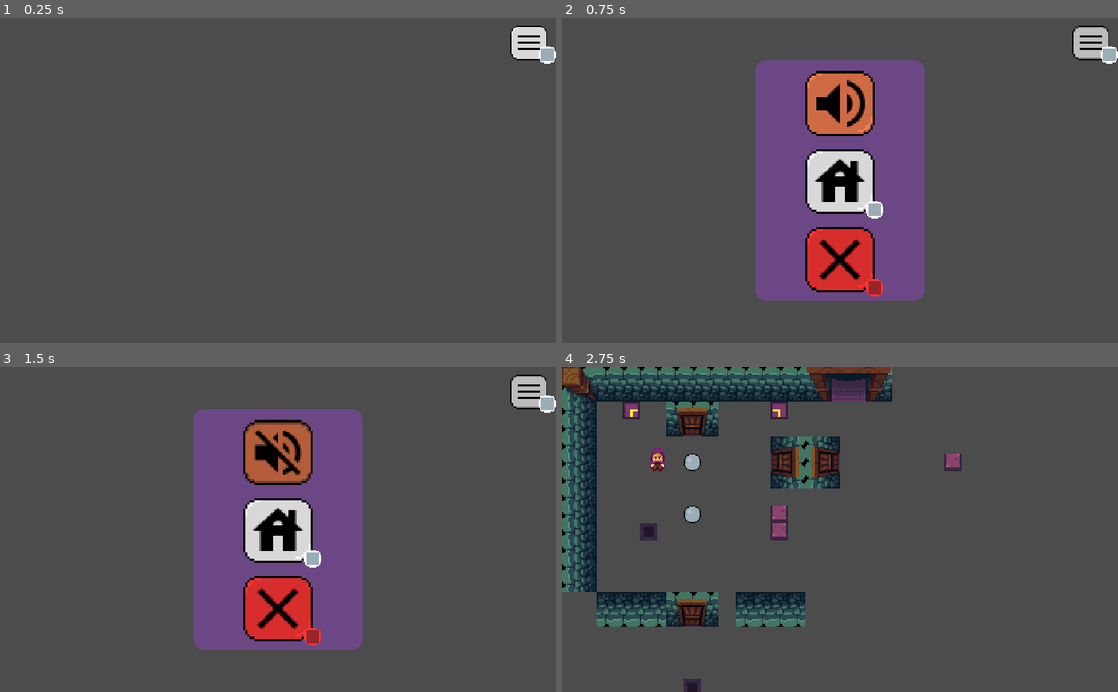
Above: before the commit, frames 1-4 (two rows, left to right).
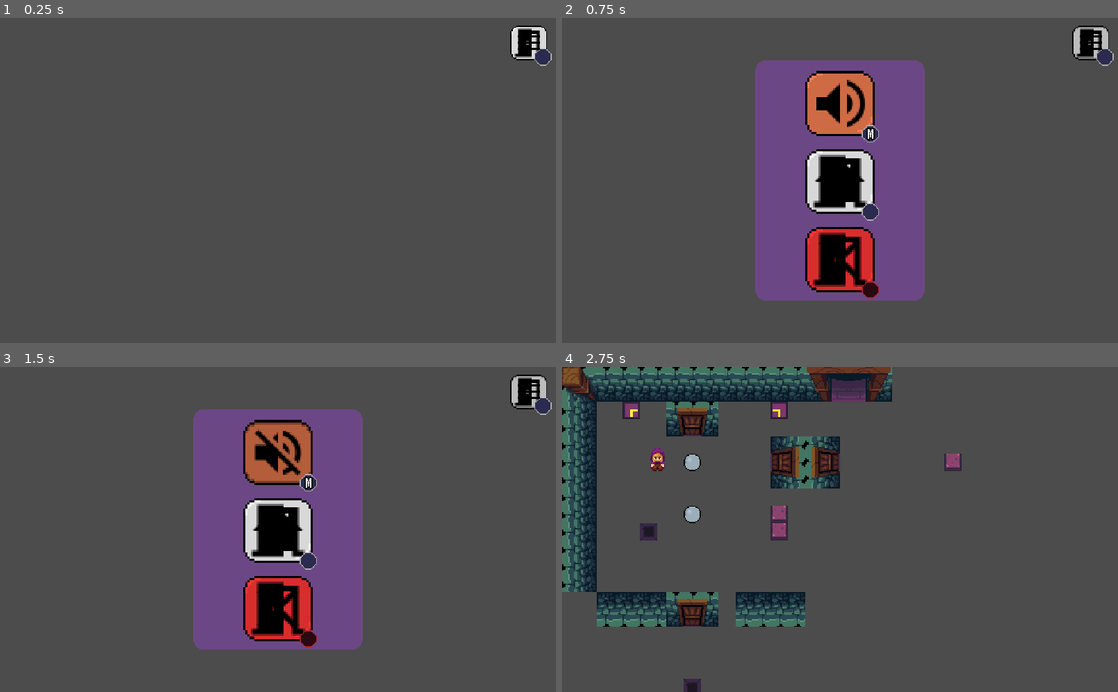
Above: after the commit, the same moments.

Repository: bc5g15/rock-push
Game: Godot game, scene res://Experiments/UITest.tscn
Same seed, same stepped clock (60 frames per second), same inputs: the game is played once before the commit and once after it. This scene is started directly instead of the project's main scene.
Inputs (mouse positions are in pixels of both pictures, inside the frame that each line leads up to):
- Up to frame 1 (0.25 s): no input
- Up to frame 2 (0.75 s): click (1090, 44) at 0.5 s
- Up to frame 3 (1.5 s): click (278, 451) at 1.25 s
- Up to frame 4 (2.75 s): click (840, 529) at 2 s

The runs differ from the first frame. In frame 1, 0.4% of the frame differs, in the area x 92-100%, y 3-15%; in frame 2, 2.4%; in frame 3, 2.4%, in the area x 45-100%, y 3-87%; in frame 4, nothing differs.

Commit message:
Add shortcuts to all button variants

Diff:
--- a/Prefabs/Buttons/Audiobutton.tscn
+++ b/Prefabs/Buttons/Audiobutton.tscn
@@ -6,12 +6,26 @@
 [ext_resource path="res://TopScripts/Audiobutton.gd" type="Script" id=4]
 [ext_resource path="res://Assets/UI/baseline_volume_up_black_36dp.png" type="Texture" id=5]
 [ext_resource path="res://Assets/UI/ButtonGreyMask.png" type="BitMap" id=6]
+[ext_resource path="res://Assets/UI/CharBackdrop3.png" type="Texture" id=7]
+[ext_resource path="res://Assets/UI/VT323-Regular.ttf" type="DynamicFontData" id=8]
+
+[sub_resource type="InputEventAction" id=1]
+action = "mute"
+
+[sub_resource type="ShortCut" id=2]
+shortcut = SubResource( 1 )
+
+[sub_resource type="DynamicFont" id=3]
+outline_size = 1
+outline_color = Color( 0, 0, 0, 1 )
+font_data = ExtResource( 8 )
 
 [node name="AudioButton" type="TextureButton"]
-modulate = Color( 0.956863, 0.494118, 0.313726, 1 )
+self_modulate = Color( 0.956863, 0.494118, 0.313726, 1 )
 margin_right = 32.0
 margin_bottom = 32.0
 toggle_mode = true
+shortcut = SubResource( 2 )
 texture_normal = ExtResource( 1 )
 texture_pressed = ExtResource( 2 )
 texture_click_mask = ExtResource( 6 )
@@ -49,4 +63,33 @@
 __meta__ = {
 "_edit_use_anchors_": false
 }
+
+[node name="LabelBackdrop" type="TextureRect" parent="."]
+self_modulate = Color( 0.68, 0.68, 0.68, 1 )
+anchor_left = 1.0
+anchor_top = 1.0
+anchor_right = 1.0
+anchor_bottom = 1.0
+margin_left = -12.0
+margin_top = -12.0
+margin_right = 4.0
+margin_bottom = 4.0
+texture = ExtResource( 7 )
+expand = true
+__meta__ = {
+"_edit_use_anchors_": false,
+"_editor_description_": ""
+}
+
+[node name="Label" type="Label" parent="LabelBackdrop"]
+anchor_right = 1.0
+anchor_bottom = 1.0
+margin_bottom = 1.0
+custom_fonts/font = SubResource( 3 )
+text = "M"
+align = 1
+valign = 1
+__meta__ = {
+"_editor_description_": ""
+}
 [connection signal="toggled" from="." to="." method="_on_AudioButton_toggled"]
--- /dev/null
+++ b/Prefabs/Buttons/CloseButton.tscn
@@ -0,0 +1,20 @@
+[gd_scene load_steps=5 format=2]
+
+[ext_resource path="res://Prefabs/Buttons/CustomButton.tscn" type="PackedScene" id=1]
+[ext_resource path="res://Assets/UI/baseline_close_black_36dp.png" type="Texture" id=2]
+
+[sub_resource type="InputEventAction" id=1]
+action = "pause"
+
+[sub_resource type="ShortCut" id=2]
+shortcut = SubResource( 1 )
+
+[node name="CloseButton" instance=ExtResource( 1 )]
+self_modulate = Color( 0.921569, 0.121569, 0.121569, 1 )
+shortcut = SubResource( 2 )
+
+[node name="Image" parent="." index="0"]
+texture = ExtResource( 2 )
+
+[node name="Shortcut" parent="ShorcutBackdrop" index="0"]
+text = "P"
--- a/Prefabs/Buttons/CustomButton.tscn
+++ b/Prefabs/Buttons/CustomButton.tscn
@@ -1,13 +1,13 @@
-[gd_scene load_steps=7 format=2]
+[gd_scene load_steps=8 format=2]
 
 [ext_resource path="res://Assets/UI/ButtonGreyMask.png" type="BitMap" id=1]
 [ext_resource path="res://Assets/UI/ButtonGrayUp.png" type="Texture" id=2]
 [ext_resource path="res://Assets/UI/ButtonGrayDown.png" type="Texture" id=3]
-[ext_resource path="res://Assets/UI/CharaBackdrop2.png" type="Texture" id=4]
+[ext_resource path="res://Assets/UI/CharBackdrop3.png" type="Texture" id=4]
 [ext_resource path="res://Assets/UI/VT323-Regular.ttf" type="DynamicFontData" id=5]
+[ext_resource path="res://Assets/UI/baseline_meeting_room_black_36dp.png" type="Texture" id=6]
 
-[sub_resource type="DynamicFont" id=1]
-size = 18
+[sub_resource type="DynamicFont" id=3]
 outline_size = 1
 outline_color = Color( 0, 0, 0, 1 )
 font_data = ExtResource( 5 )
@@ -21,53 +21,50 @@
 margin_top = -16.0
 margin_right = 16.0
 margin_bottom = 16.0
+rect_min_size = Vector2( 32, 32 )
 texture_normal = ExtResource( 2 )
 texture_pressed = ExtResource( 3 )
 texture_click_mask = ExtResource( 1 )
 expand = true
 stretch_mode = 5
 __meta__ = {
+"_edit_group_": true,
 "_edit_use_anchors_": false
 }
 
 [node name="Image" type="TextureRect" parent="."]
 anchor_right = 1.0
 anchor_bottom = 1.0
-margin_left = 4.0
-margin_top = 4.0
-margin_right = -4.0
-margin_bottom = -4.0
+texture = ExtResource( 6 )
+expand = true
 stretch_mode = 6
 __meta__ = {
 "_edit_use_anchors_": false
 }
 
 [node name="ShorcutBackdrop" type="TextureRect" parent="."]
+self_modulate = Color( 0.68, 0.68, 0.68, 1 )
 anchor_left = 1.0
 anchor_top = 1.0
 anchor_right = 1.0
 anchor_bottom = 1.0
-margin_left = -8.0
-margin_top = -14.0
-margin_right = 7.0
-margin_bottom = 1.0
+margin_left = -12.0
+margin_top = -12.0
+margin_right = 4.0
+margin_bottom = 4.0
 texture = ExtResource( 4 )
+expand = true
 __meta__ = {
 "_edit_use_anchors_": false
 }
 
 [node name="Shortcut" type="Label" parent="ShorcutBackdrop"]
-anchor_left = 0.5
-anchor_top = 0.5
-anchor_right = 0.5
-anchor_bottom = 0.5
-margin_left = -8.0
-margin_top = -9.5
-margin_right = 8.0
-margin_bottom = 9.5
-custom_fonts/font = SubResource( 1 )
+anchor_right = 1.0
+anchor_bottom = 1.0
+custom_fonts/font = SubResource( 3 )
 align = 1
 valign = 1
 __meta__ = {
+"_edit_lock_": true,
 "_edit_use_anchors_": false
 }
--- /dev/null
+++ b/Prefabs/Buttons/HomeButton.tscn
@@ -0,0 +1,19 @@
+[gd_scene load_steps=5 format=2]
+
+[ext_resource path="res://Prefabs/Buttons/CustomButton.tscn" type="PackedScene" id=1]
+[ext_resource path="res://Assets/UI/baseline_house_black_36dp.png" type="Texture" id=2]
+
+[sub_resource type="InputEventAction" id=1]
+action = "home"
+
+[sub_resource type="ShortCut" id=2]
+shortcut = SubResource( 1 )
+
+[node name="HomeButton" instance=ExtResource( 1 )]
+shortcut = SubResource( 2 )
+
+[node name="Image" parent="." index="0"]
+texture = ExtResource( 2 )
+
+[node name="Shortcut" parent="ShorcutBackdrop" index="0"]
+text = "H"
--- /dev/null
+++ b/Prefabs/Buttons/MenuButton.tscn
@@ -0,0 +1,20 @@
+[gd_scene load_steps=5 format=2]
+
+[ext_resource path="res://Prefabs/Buttons/CustomButton.tscn" type="PackedScene" id=1]
+[ext_resource path="res://Assets/UI/baseline_menu_black_36dp.png" type="Texture" id=2]
+
+[sub_resource type="InputEventAction" id=1]
+action = "pause"
+
+[sub_resource type="ShortCut" id=2]
+shortcut = SubResource( 1 )
+
+[node name="MenuButton" instance=ExtResource( 1 )]
+toggle_mode = true
+shortcut = SubResource( 2 )
+
+[node name="Image" parent="." index="0"]
+texture = ExtResource( 2 )
+
+[node name="Shortcut" parent="ShorcutBackdrop" index="0"]
+text = "P"
--- /dev/null
+++ b/Prefabs/Buttons/ResetButton.tscn
@@ -0,0 +1,19 @@
+[gd_scene load_steps=5 format=2]
+
+[ext_resource path="res://Prefabs/Buttons/CustomButton.tscn" type="PackedScene" id=1]
+[ext_resource path="res://Assets/UI/baseline_refresh_black_36dp.png" type="Texture" id=2]
+
+[sub_resource type="InputEventAction" id=1]
+action = "reset"
+
+[sub_resource type="ShortCut" id=2]
+shortcut = SubResource( 1 )
+
+[node name="ResetButton" instance=ExtResource( 1 )]
+shortcut = SubResource( 2 )
+
+[node name="Image" parent="." index="0"]
+texture = ExtResource( 2 )
+
+[node name="Shortcut" parent="ShorcutBackdrop" index="0"]
+text = "R"
Not shown: 1 places in Prefabs/Buttons/Audiobutton.tscn that only renumber resources
